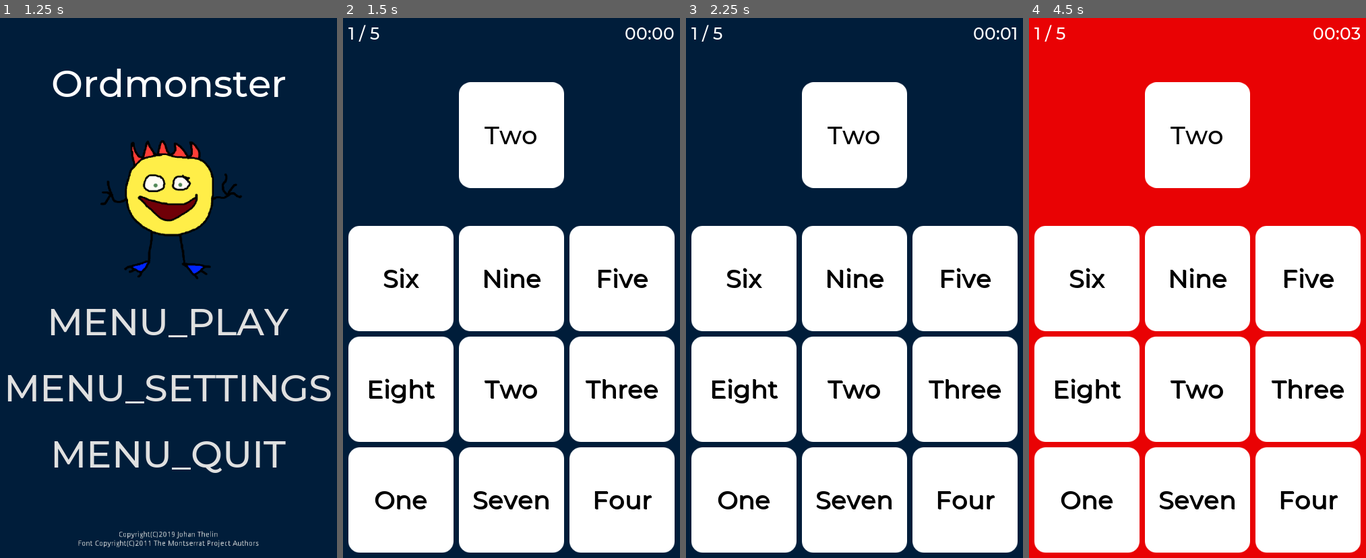
Above: before the commit, frames 1-4 (left to right).
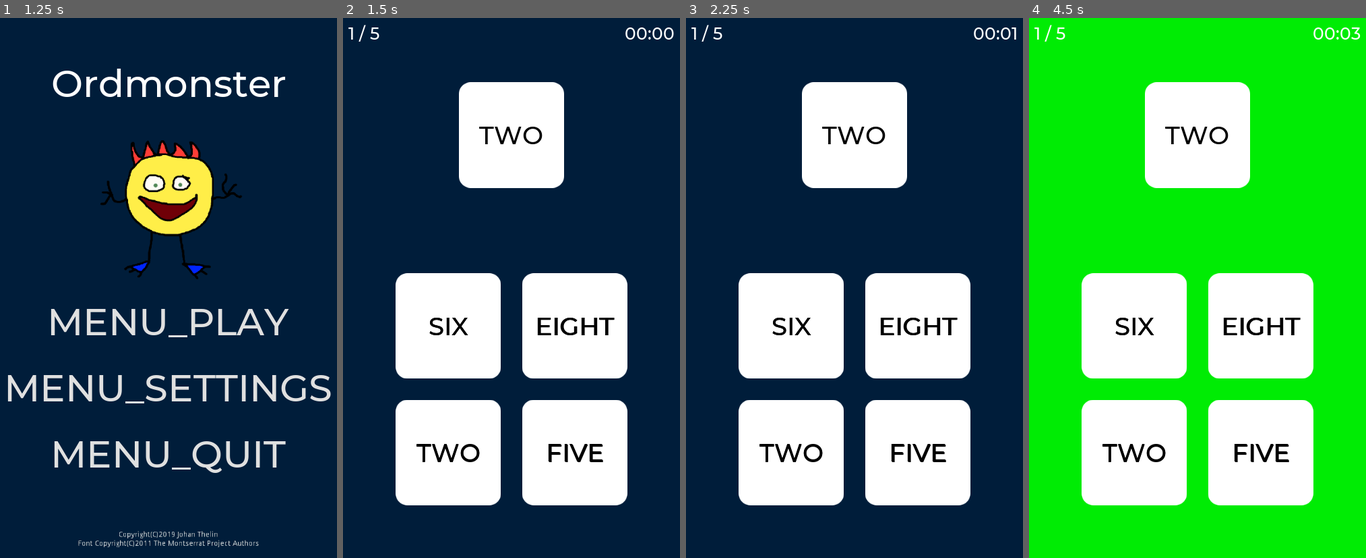
Above: after the commit, the same moments.

Repository: e8johan/ordmonster
Game: Godot game, scene res://MainView.tscn
Same seed, same stepped clock (60 frames per second), same inputs: the game is played once before the commit and once after it.
Inputs:
- Up to frame 1 (1.25 s): tap Enter at 0.5 s
- Up to frame 2 (1.5 s): click "MENU_PLAY" at 1.25 s
- Up to frame 3 (2.25 s): click "Two" (after the commit: "TWO") at 2 s
- Up to frame 4 (4.5 s): click "Six" (after the commit: "SIX") at 2.75 s; click "Nine" (after the commit: "EIGHT") at 3.5 s; click "Five" (after the commit: "TWO") at 4.25 s

Frame 1 is identical in both runs. In frame 2, 37% of the frame differs, in the area x 1-99%, y 20-99%; in frame 3, 37%; in frame 4, 74%, in the area x 0-100%, y 0-100%.

Commit message:
Target respects isUpper property of Game

Diff:
--- a/ordmonster/MainView.tscn
+++ b/ordmonster/MainView.tscn
@@ -18,6 +18,8 @@
 [node name="Results" parent="." instance=ExtResource( 4 )]
 
 [node name="Game" parent="." instance=ExtResource( 5 )]
+manyKeys = false
+isUpper = true
 [connection signal="play_clicked" from="Menu" to="." method="_on_Menu_play_clicked"]
 [connection signal="quit_clicked" from="Menu" to="." method="_on_Menu_quit_clicked"]
 [connection signal="settings_clicked" from="Menu" to="." method="_on_Menu_settings_clicked"]
--- a/ordmonster/views/Game.gd
+++ b/ordmonster/views/Game.gd
@@ -66,6 +66,7 @@
 
 func _set_is_upper(value : bool) -> void:
     isUpper = value
+    $MarginContainer/VBoxContainer/Control/TargetButton.isUpper = value
     $MarginContainer/VBoxContainer/KeyboardContainer/Keyboard2x2.isUpper = value
     $MarginContainer/VBoxContainer/KeyboardContainer/Keyboard3x3.isUpper = value
 
